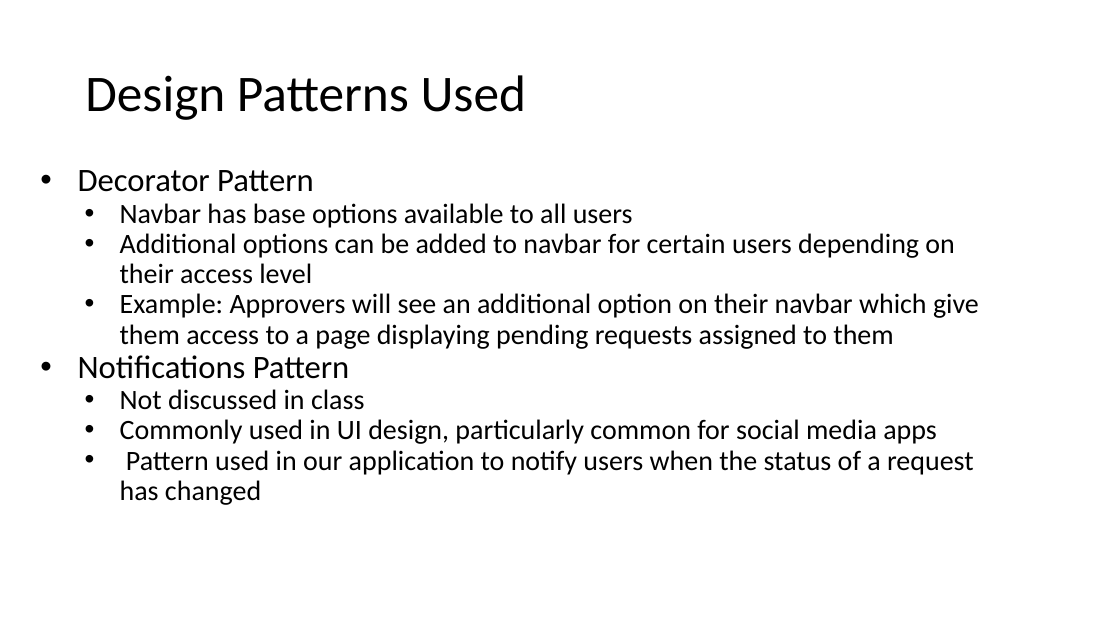
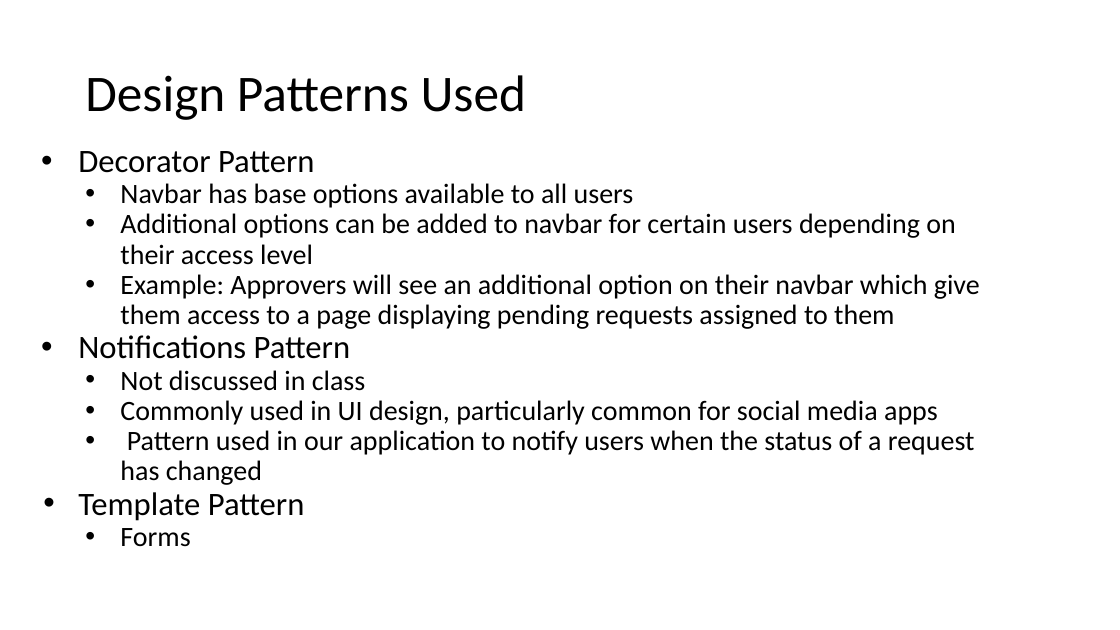
Before and after one commit to OmegaHelix/ENSE470, a slide deck: slide 15 of Milestone6/Milestone 6.pptx. Drawn at 1120x630 pixels with LibreOffice and Linux fonts; fonts in the diff are those of the drawing. Boxes give left, top, right and bottom in pixels: in the first picture for what was removed or moved away, otherwise in the second. Text is boxed around its words. In the diff, an @@ line names an element or a change of style, - is before the commit and + after.

```diff
--- a/Milestone6/Milestone 6.pptx
+++ b/Milestone6/Milestone 6.pptx
@@ text "Decorator Pattern": place and size @@
-text "Decorator Pattern" at (78,170,979,505)
+text "Decorator Pattern" at (78,151,980,547)
@@ text at (78,492,305,547): paragraphs added @@
+• Template Pattern
+  • Forms
```
Also in this commit, not shown: 6 other slides changed.
